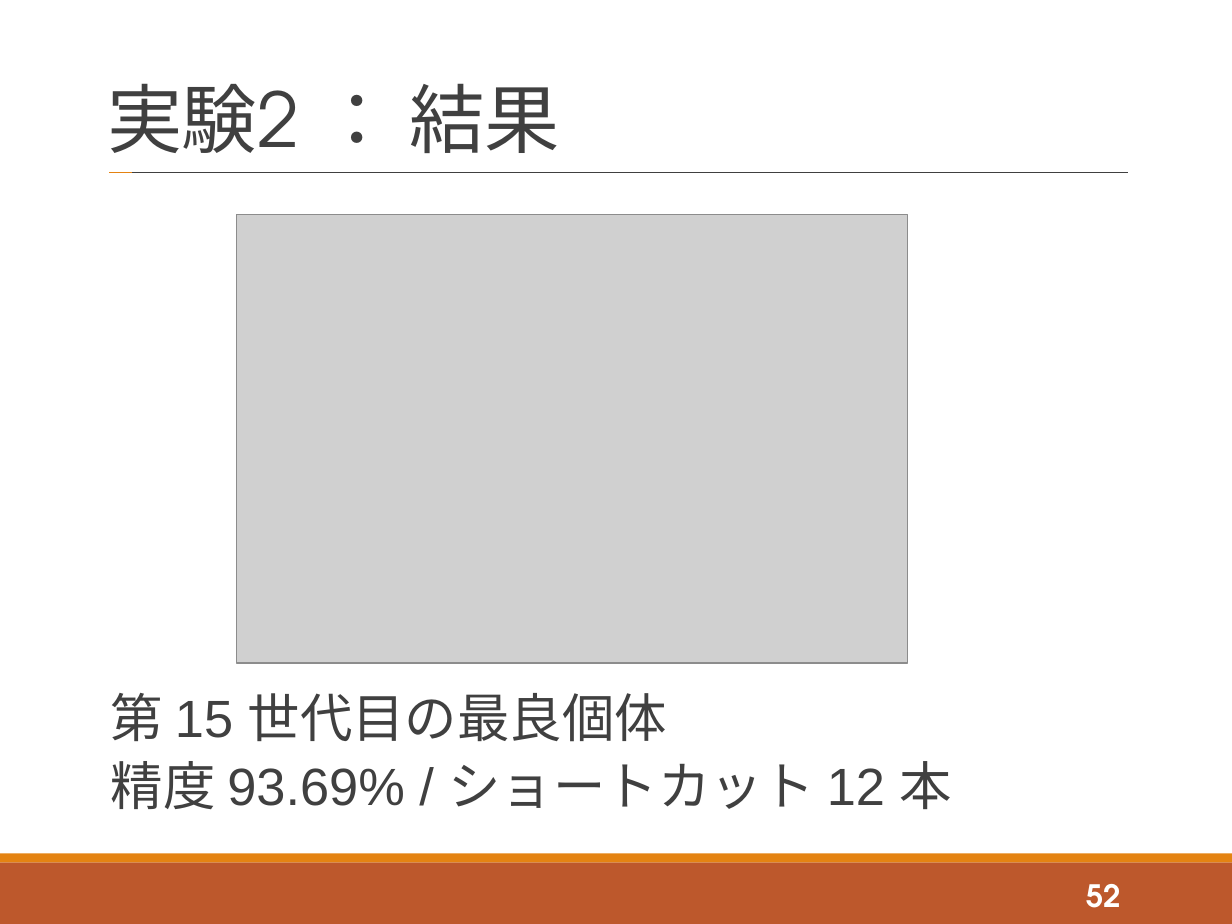
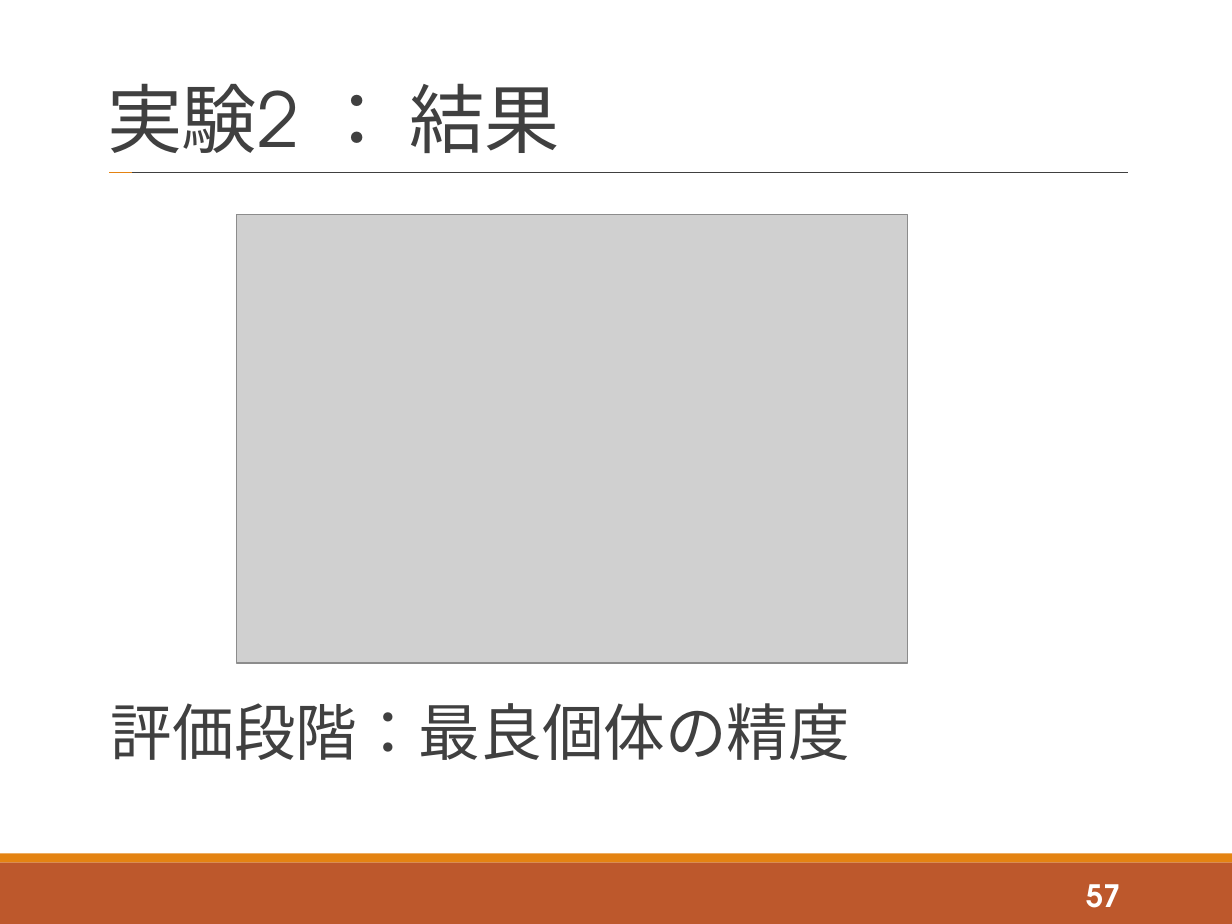
Before and after one commit to tatsuya-sugiyama/WeeklyReport, a slide deck: slide 57 of report/2020後期/2020_2nd_sugiyama.pptx (slide 52 before the commit). Drawn at 1232x924 pixels with LibreOffice and Linux fonts; fonts in the diff are those of the drawing; grey boxes stand for pictures. Boxes give left, top, right and bottom in pixels: in the first picture for what was removed or moved away, otherwise in the second. Text is boxed around its words. In the diff, an @@ line names an element or a change of style, - is before the commit and + after.

```diff
--- a/report/2020後期/2020_2nd_sugiyama.pptx
+++ b/report/2020後期/2020_2nd_sugiyama.pptx
@@ text at [111,703,850,760]: text changed; size 30.6 to 36 pt @@
-第 15 世代目の最良個体
-精度 93.69% / ショートカット 12 本
+評価段階：最良個体の精度
@@ page number at [1086,884,1120,908]: text changed @@
-52
+57
```
Also in this commit, not shown: 14 other slides changed, 7 slides added, 2 slides removed.
